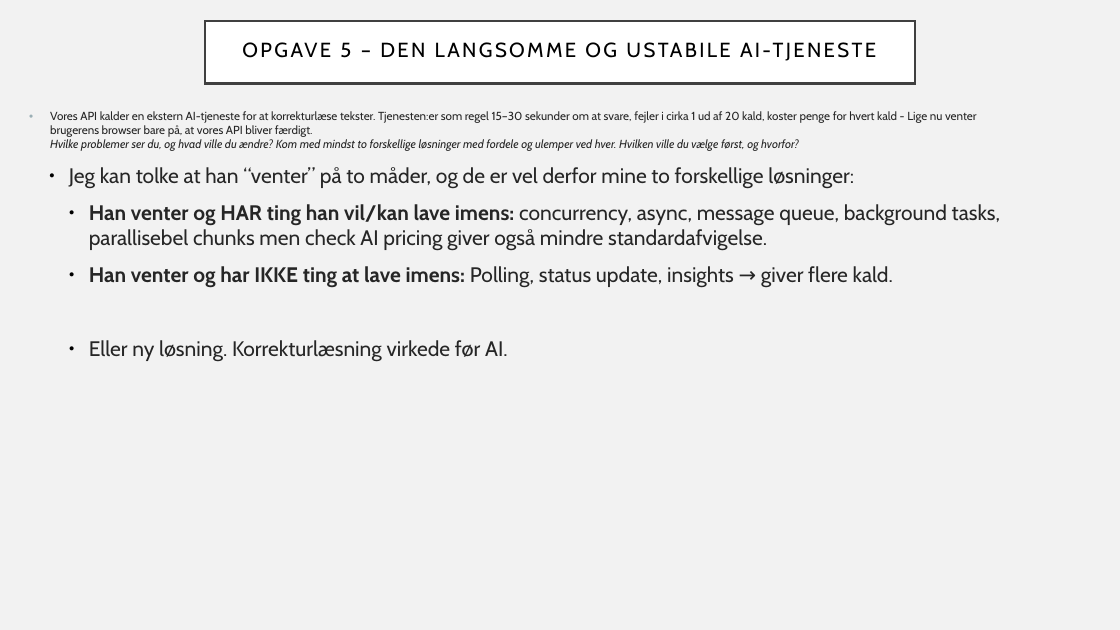
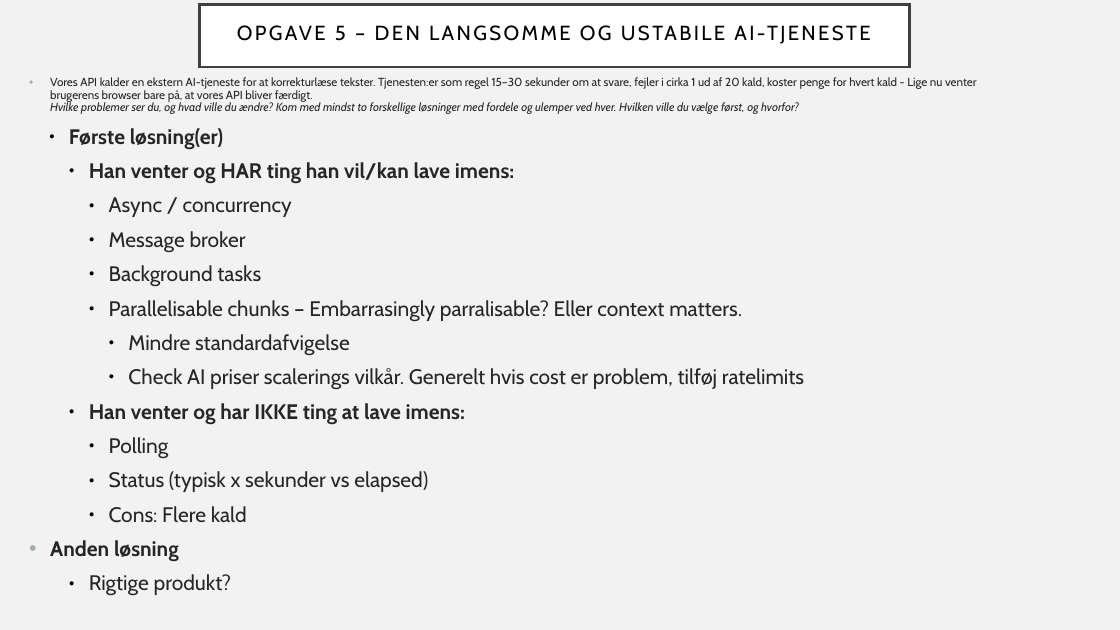
Before and after one commit to Grumlebob/JobInterviewRitzau, a slide deck: slide 12 of Ritzau.odp. Drawn at 1120x630 pixels with LibreOffice and Linux fonts; fonts in the diff are those of the drawing. Boxes give left, top, right and bottom in pixels: in the first picture for what was removed or moved away, otherwise in the second. Text is boxed around its words. In the diff, an @@ line names an element or a change of style, - is before the commit and + after.

Commit message:
Brødtekst lavet om til bullets på opgave 1-5

```diff
--- a/Ritzau.odp
+++ b/Ritzau.odp
@@ title "OPGAVE 5 – DEN LANGSOMME ...": place and size @@
-title "OPGAVE 5 – DEN LANGSOMME ..." at [205, 21, 915, 84]
+title "OPGAVE 5 – DEN LANGSOMME ..." at [199, 4, 909, 67]
@@ text "Vores API kalder en ekstern ...": place and size @@
-text "Vores API kalder en ekstern ..." at [50, 111, 1000, 362]
+text "Vores API kalder en ekstern ..." at [50, 77, 977, 596]
@@ text at [50, 77, 977, 114]: line spacing 1 to 0.9 @@
@@ text at [50, 128, 804, 596]: text changed @@
-  ● Jeg kan tolke at han “venter” på to måder, og de er vel derfor mine to forskellige løsninger:
-    ● Han venter og HAR ting han vil/kan lave imens: concurrency, async, message queue, background tasks, parallisebel chunks men check AI pricing giver også mindre standardafvigelse.
-    ● Han venter og har IKKE ting at lave imens: Polling, status update, insights → giver flere kald.
-    ● Eller ny løsning. Korrekturlæsning virkede før AI.
+  ● Første løsning(er)
+    ● Han venter og HAR ting han vil/kan lave imens:
+      ● Async / concurrency
+      ● Message broker
+      ● Background tasks
+      ● Parallelisable chunks – Embarrasingly parralisable? Eller context matters.
+        ● Mindre standardafvigelse
+        ● Check AI priser scalerings vilkår. Generelt hvis cost er problem, tilføj ratelimits
+    ● Han venter og har IKKE ting at lave imens:
+      ● Polling
+      ● Status (typisk x sekunder vs elapsed)
+      ● Cons: Flere kald
+• Anden løsning
+    ● Rigtige produkt?
```
Also in this commit, not shown: 12 other slides changed, 1 slide added, 2 slides removed, 1 other file.
